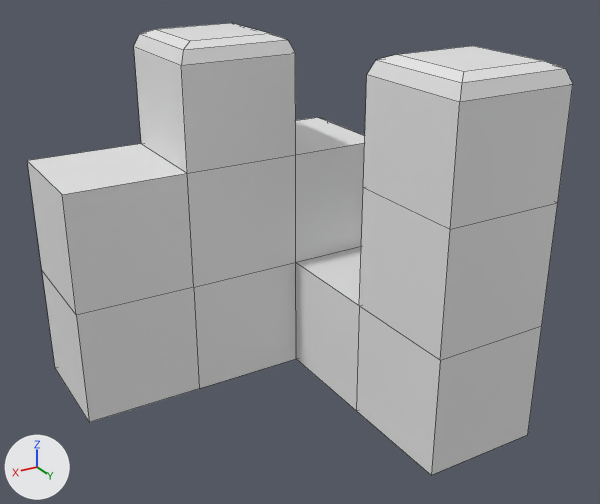
Before and after pictures for a commit that changed the OBJ model Roll-A-Ball-2/Assets/Meshes/High Poly/InsideCorner_HP.obj.
One viewpoint serves both versions: a 50 mm camera at (1.49, 6.88, 4.03) aimed at (-1.66, 1.64, 1.41). The lights are fixed; the arrows at lower left show +X, +Y and +Z. Mesh edges are drawn as thin lines. Where no turn or scale is listed for an object, it has been applied to the vertices.

The first picture shows 'InsideCorner_HP'.
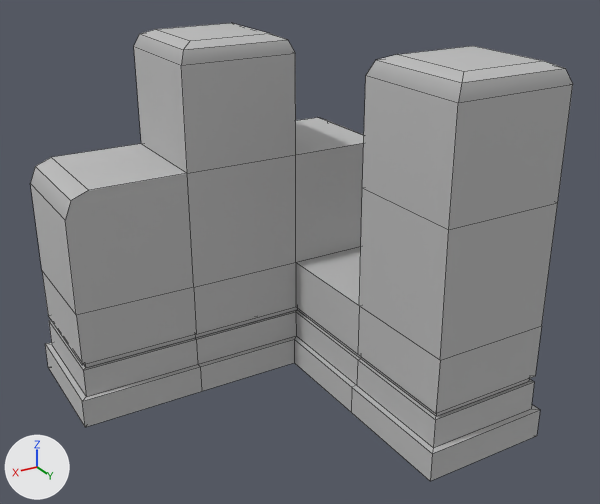
What differs and where, as boxes [x1, y1, x2, y2] in the pictures (600 x 504 px):
```json
{"object": "InsideCorner_HP", "change": "reshaped", "before": [27, 23, 573, 475], "after": [30, 23, 573, 481]}
{"part": 1, "of": "me_insidecorner_hp", "change": "built on", "before": [27, 144, 542, 475], "after": [30, 144, 542, 481]}
{"part": 2, "of": "me_insidecorner_hp", "change": "recoloured", "before": [134, 23, 573, 360], "after": [134, 23, 573, 360]}
```

Scene script edits in JSON lines:
```json
{"op": "add", "block": "mat_initialshadinggroup", "code": ["mat_initialshadinggroup = principled_material('initialShadingGroup')", "mat_initialshadinggroup.base_color = (0.5, 0.5, 0.5)  # grey #bcbcbc", "mat_initialshadinggroup.roughness = 1.0"]}
{"block": "me_insidecorner_hp", "where": "# used by ob_insidecorner_hp; location = (0.0, 0.0, 0.0)"}
{"op": "remove", "block": "me_insidecorner_hp", "code": "me_insidecorner_hp.from_pydata(...)  # 64 vertices, 60 faces; spans x -3.0..0.0, y 0.0..3.0, z 0.0..3.0"}
{"op": "add", "block": "me_insidecorner_hp", "code": "me_insidecorner_hp.from_pydata(...)  # 152 vertices, 146 faces; spans x -3.05..0.05, y -0.05..3.05, z 0.0..3.0"}
{"block": "me_insidecorner_hp", "change": "me_insidecorner_hp part 1"}
{"block": "me_insidecorner_hp", "change": "2 vertices are removed from x 0.0, y 0.0..1.0, z 2.0"}
{"block": "me_insidecorner_hp", "change": "16 faces are deleted"}
{"block": "me_insidecorner_hp", "change": "4 vertices in x -2.0, y 2.0..3.0, z 2.0..2.85 move by (0.01, -0.01, -0.01)"}
{"block": "me_insidecorner_hp", "change": "63 vertices are added at x -3.05..0.05, y -0.05..3.05, z 0.0..2.0"}
{"block": "me_insidecorner_hp", "change": "12 new vertices lie (0.0, 0.0, -0.45) away from vertices in x -3.0..0.0, y 0.0..3.0, z 1.0"}
{"block": "me_insidecorner_hp", "change": "6 new vertices lie (-1.0, 0.0, 0.0) away from vertices in x -2.0..0.0, y 0.0..3.0, z 0.25..0.5"}
{"block": "me_insidecorner_hp", "change": "9 new vertices lie (0.0, 1.0, 0.0) away from vertices in x -3.05..0.0, y 0.0..1.0, z 0.0..2.0"}
{"block": "me_insidecorner_hp", "change": "102 new faces join them"}
{"block": "me_insidecorner_hp", "change": "me_insidecorner_hp part 2: 44 faces spanning x -3.0..0.0, y 0.0..3.0, z 0.0..3.0 switch from no material to mat_initialshadinggroup (grey #bcbcbc)"}
```
